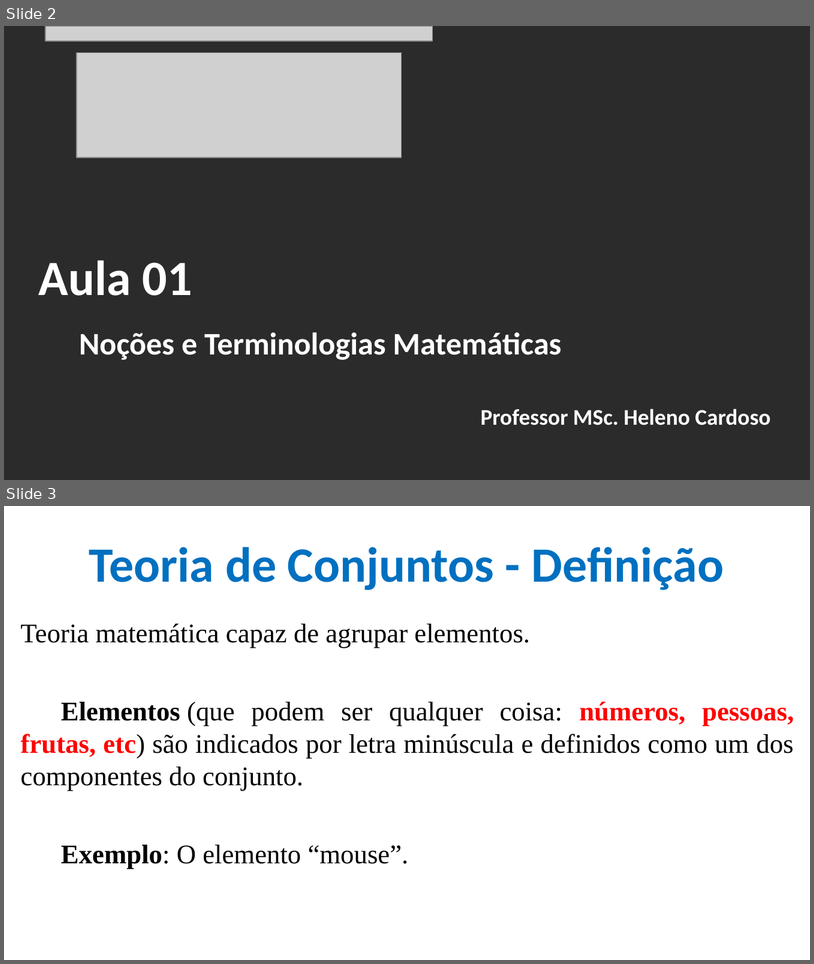
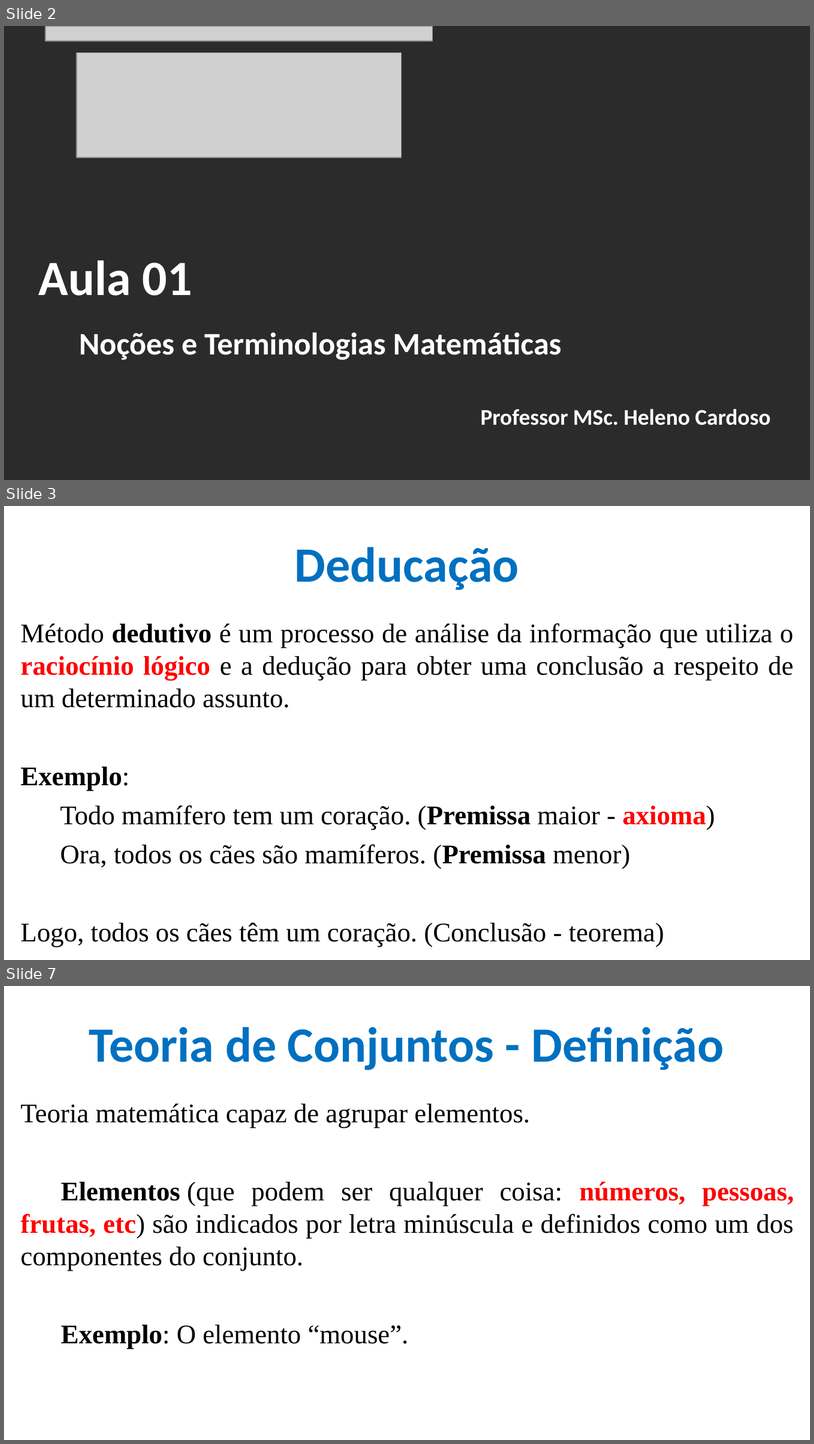
Before and after one commit to CloudEducationBrazil/WydenTeoriaCompiladores, a slide deck: 01 Classes/Aula 01 Teoria de Compiladores - Noções e Terminologias Matemáticas.pptx. Shown one above the other, each under a label of ours: slides 2 and 3 before the commit, slides 2, 3 and 7 after it; the slides between them are not shown. The pictures are 814x964 and 814x1444 pixels, drawn with LibreOffice and Linux fonts; fonts in the diff are those of the drawing; grey boxes stand for pictures; background and template pictures are left out; a plain dark background stands for a picture behind light text. Boxes give left, top, right and bottom in pixels: in the first picture for what was removed or moved away, otherwise in the second. Text is boxed around its words. In the diff, an @@ line names an element or a change of style, - is before the commit and + after.

```diff
--- a/01 Classes/Aula 01 Teoria de Compiladores - Noções e Terminologias Matemáticas.pptx
+++ b/01 Classes/Aula 01 Teoria de Compiladores - Noções e Terminologias Matemáticas.pptx
@@ slide 3 added at bbox=[4, 506, 810, 960], background picture (left out) @@
@@ title added at bbox=[295, 547, 519, 590], 44 pt, text #0070C0, bold @@
+Deducação
@@ text added at bbox=[21, 623, 794, 946], 24 pt, text #000000 @@
+Método dedutivo é um processo de análise da informação que utiliza o raciocínio lógico e a dedução para obter uma conclusão a respeito de um determinado assunto.
+Exemplo:
+  Todo mamífero tem um coração. (Premissa maior - axioma)
+  Ora, todos os cães são mamíferos. (Premissa menor)
+Logo, todos os cães têm um coração. (Conclusão - teorema)
@@ what was slide 3 is now slide 7 @@
```
Also in this commit, not shown: 3 other slides added.
